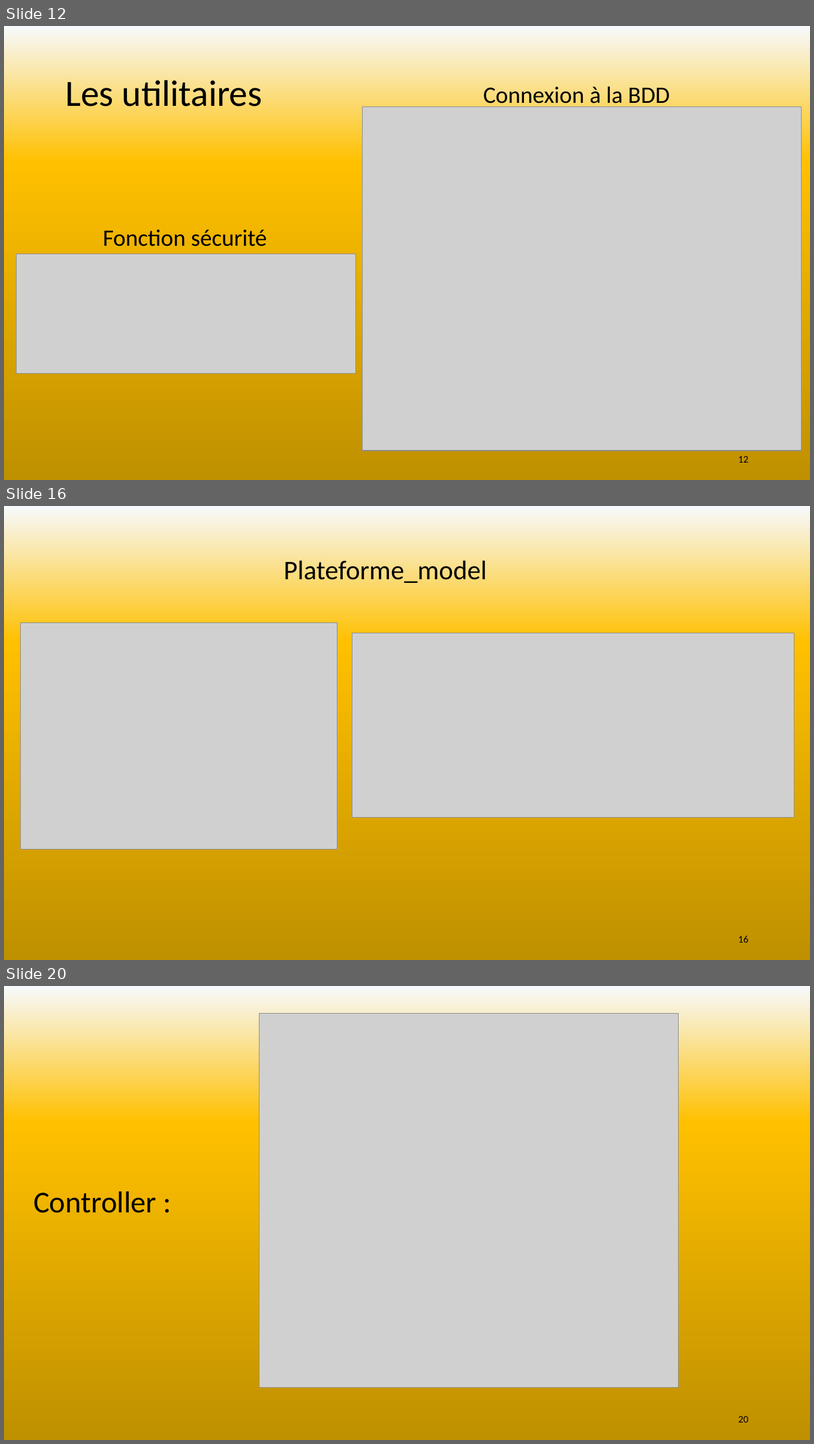
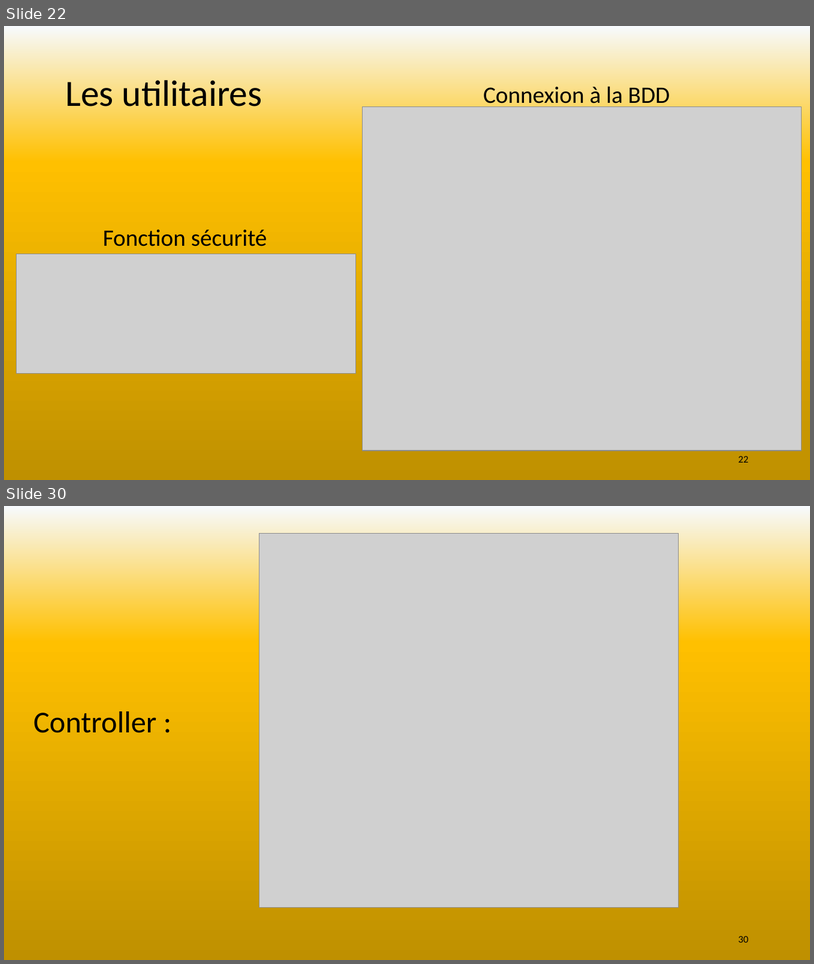
Before and after one commit to SebLeyr/Rotten_potatoes, a slide deck: Conception/Rotten potatoes.pptx. Shown one above the other, each under a label of ours: slides 12, 16 and 20 before the commit, slides 22 and 30 after it; the slides between them are not shown. The pictures are 814x1444 and 814x964 pixels, drawn with LibreOffice and Linux fonts; fonts in the diff are those of the drawing; grey boxes stand for pictures. Boxes give left, top, right and bottom in pixels: in the first picture for what was removed or moved away, otherwise in the second. Text is boxed around its words. In the diff, an @@ line names an element or a change of style, - is before the commit and + after.

```diff
--- a/Conception/Rotten potatoes.pptx
+++ b/Conception/Rotten potatoes.pptx
@@ slide 16 removed at <box>4,506,810,960</box>, background gradient #F7FAFD to #FFC000 to #BF9000 to #FFFFFF @@
@@ text removed at <box>284,561,487,583</box> @@
-Plateforme_model
@@ picture removed at <box>20,623,338,849</box> @@
@@ picture removed at <box>353,633,795,817</box> @@
@@ page number removed at <box>738,935,749,942</box> @@
-16
@@ what was slide 12 is now slide 22 @@
@@ page number at <box>738,456,749,462</box>: text changed @@
-12
+22
@@ what was slide 20 is now slide 30 @@
@@ page number at <box>738,936,749,942</box>: text changed @@
-20
+30
```
Also in this commit, not shown: 2 slides changed, 17 slides added, 6 other slides removed, 10 other files.
